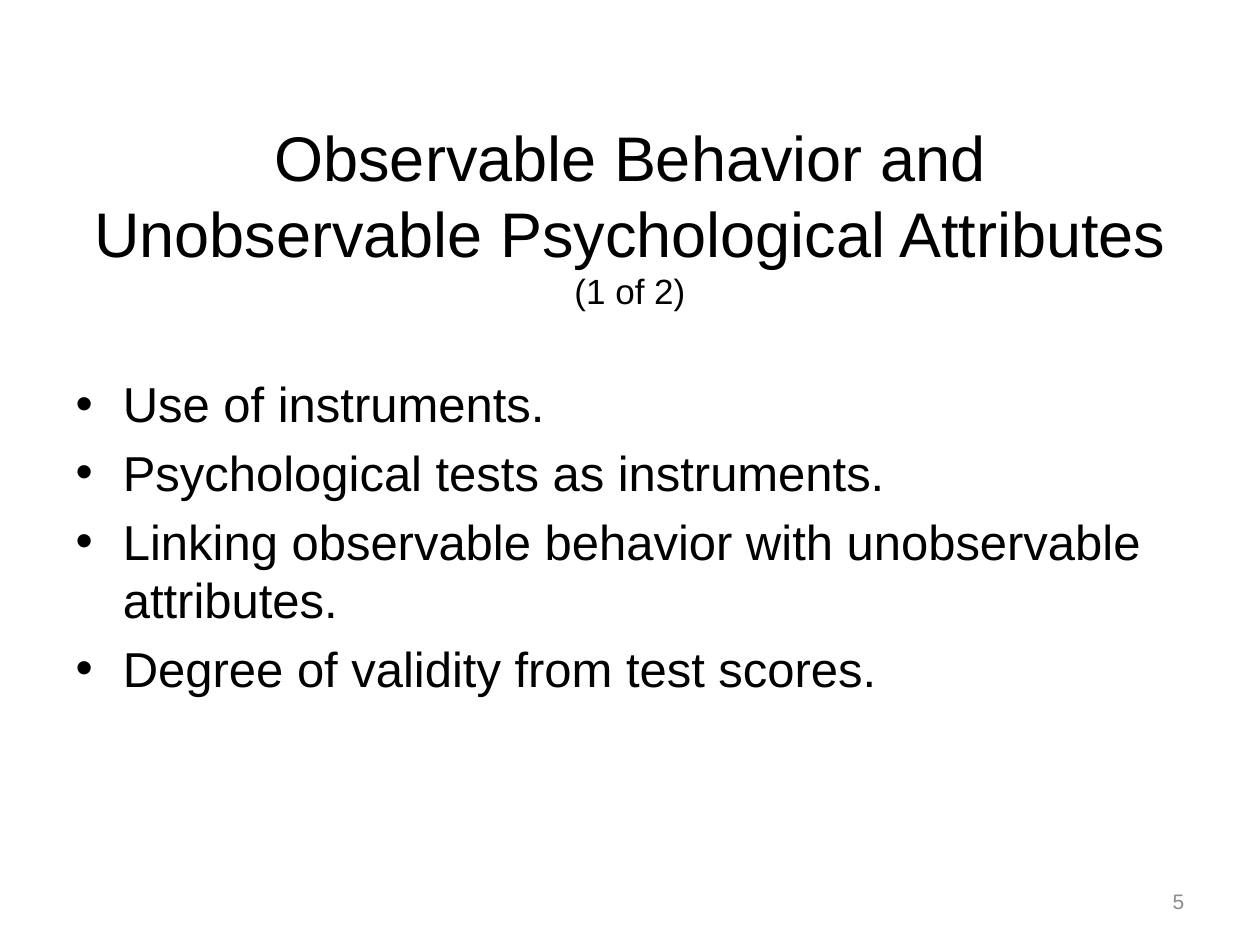
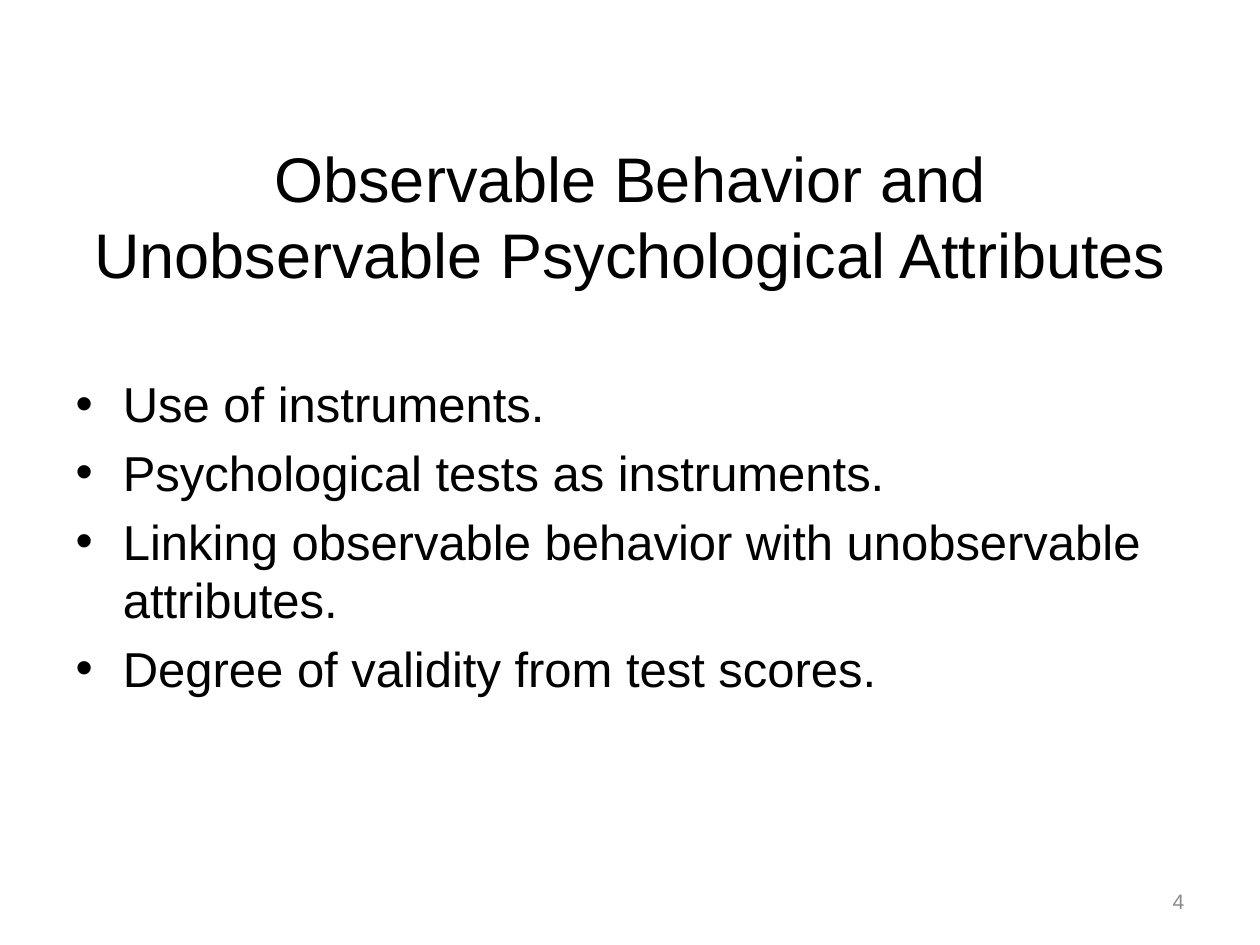
Before and after one commit to npm27/Teaching-Materials, a slide deck: slide 4 of Tests and Eval/Slides/1 Chapter 1.pptx (slide 5 before the commit). Drawn at 1260x945 pixels with LibreOffice and Linux fonts; fonts in the diff are those of the drawing. Boxes give left, top, right and bottom in pixels: in the first picture for what was removed or moved away, otherwise in the second. Text is boxed around its words. In the diff, an @@ line names an element or a change of style, - is before the commit and + after.

```diff
--- a/Tests and Eval/Slides/1 Chapter 1.pptx
+++ b/Tests and Eval/Slides/1 Chapter 1.pptx
@@ title at (x1=94, y1=156, x2=1165, y2=289): text changed @@
-Observable Behavior and Unobservable Psychological Attributes (1 of 2)
+Observable Behavior and Unobservable Psychological Attributes
@@ page number at (x1=1173, y1=894, x2=1185, y2=909): text changed @@
-5
+4
```
Also in this commit, not shown: 9 other slides changed, 2 slides removed, 5 other files.
